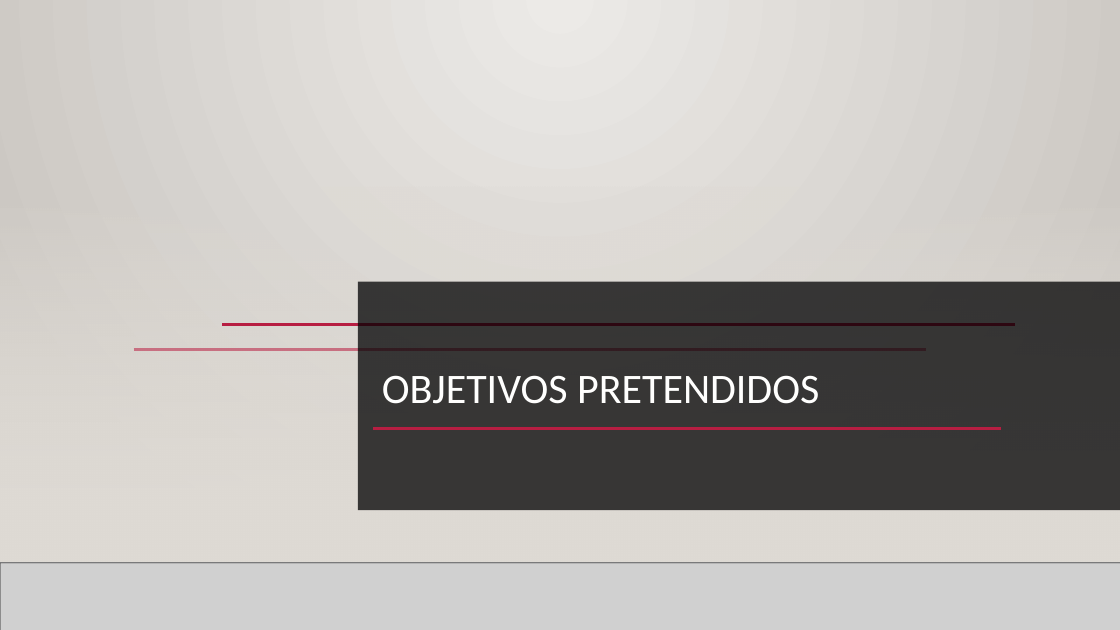
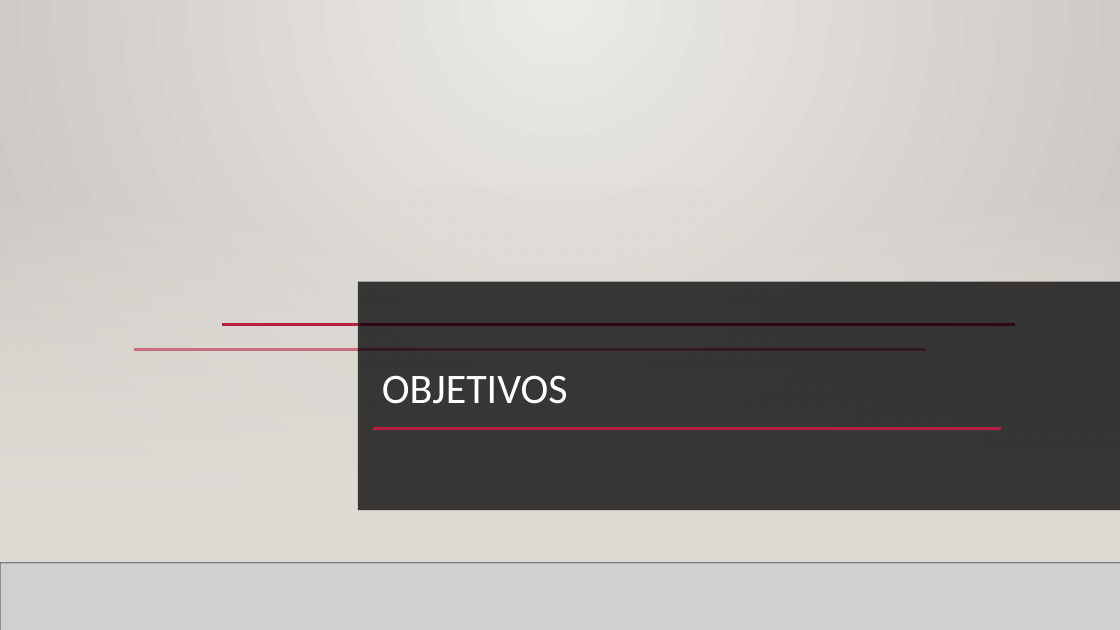
Before and after one commit to Projeto-ECO/Fase-3, a slide deck: slide 2 of Editables/Fase 3 - Construção.pptx. Drawn at 1120x630 pixels with LibreOffice and Linux fonts; fonts in the diff are those of the drawing; grey boxes stand for pictures; background and template pictures are left out. Boxes give left, top, right and bottom in pixels: in the first picture for what was removed or moved away, otherwise in the second. Text is boxed around its words. In the diff, an @@ line names an element or a change of style, - is before the commit and + after.

```diff
--- a/Editables/Fase 3 - Construção.pptx
+++ b/Editables/Fase 3 - Construção.pptx
@@ title at [382, 375, 568, 404]: text changed @@
-OBJETIVOS PRETENDIDOS
+OBJETIVOS
```
Also in this commit, not shown: 1 other slide changed, 3 slides added, 2 slides removed, 1 other file.
